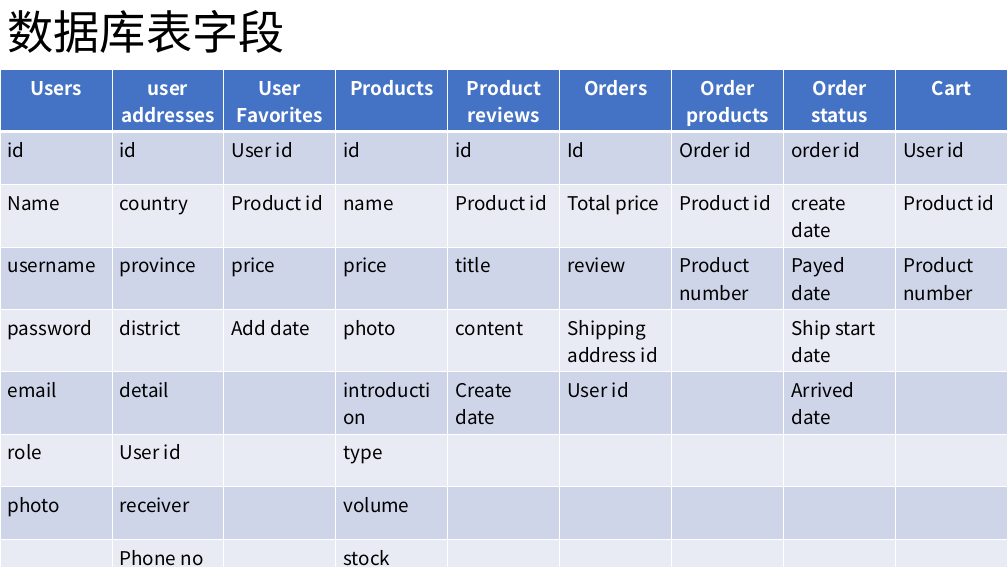
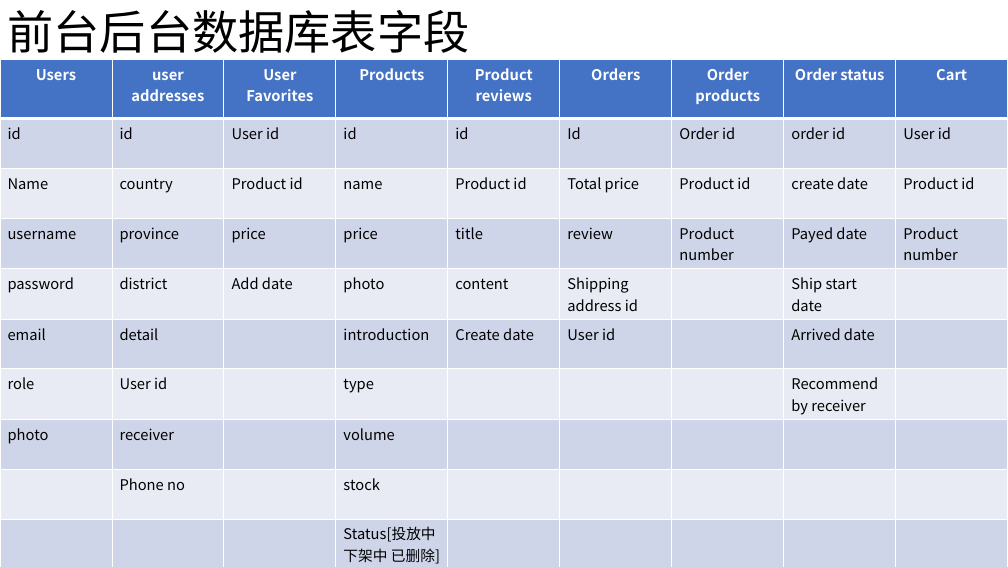
Before and after one commit to n490808114/Java_Shopping_System, a slide deck: slide 11 of Shop Web.pptx. Drawn at 1008x567 pixels with LibreOffice and Linux fonts; fonts in the diff are those of the drawing. Boxes give left, top, right and bottom in pixels: in the first picture for what was removed or moved away, otherwise in the second. Text is boxed around its words. In the diff, an @@ line names an element or a change of style, - is before the commit and + after.

Commit message:
add 前后台分离:前台用户界面，后台管理界面 前后端分离:前端angular 后端java

```diff
--- a/Shop Web.pptx
+++ b/Shop Web.pptx
@@ title at [8, 10, 470, 61]: text changed @@
-数据库表字段
+前台后台数据库表字段
@@ table at [0, 60, 1007, 567] @@
-row 7, column 8: 
+row 7, column 8: Recommend by receiver
+row 10:  |  |  | Status[投放中 下架中 已删除] |  |  |  |  | 
@@ table: place and size @@
-table at [0, 70, 1007, 567]
+table at [0, 60, 1007, 567]
```
Also in this commit, not shown: 1 other slide changed, 2 other files.
